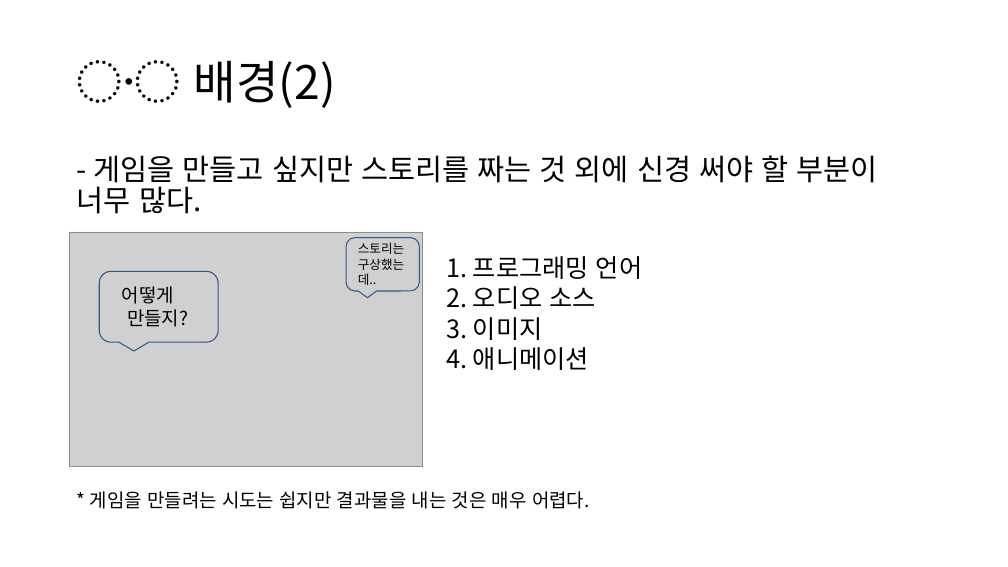
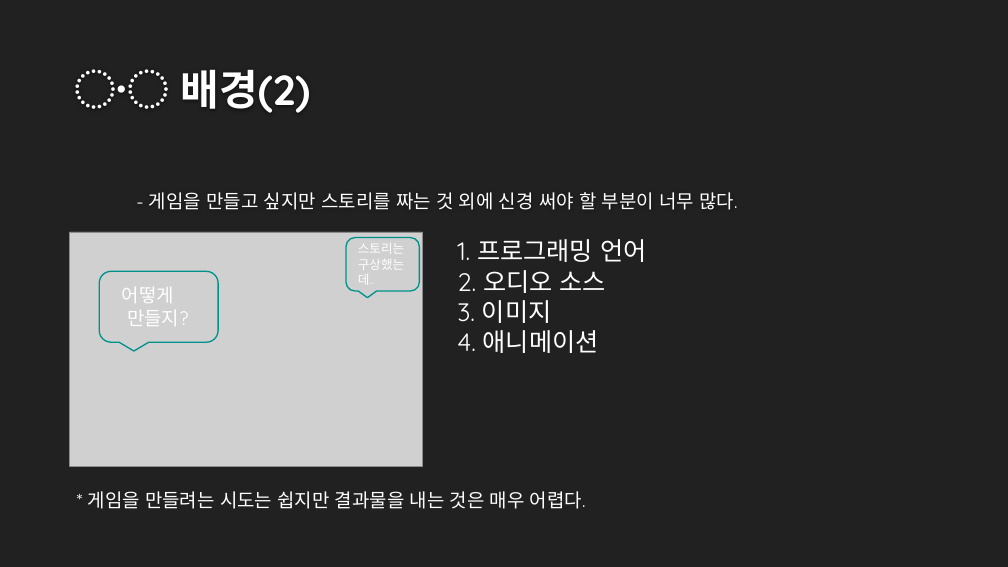
Before and after one commit to OSS-2021-team3/Drawing-Trade, a slide deck: slide 4 of OSS IDEA PROPOSAL.pptx. Drawn at 1008x567 pixels with LibreOffice and Linux fonts; fonts in the diff are those of the drawing; grey boxes stand for pictures; background and template pictures are left out. Boxes give left, top, right and bottom in pixels: in the first picture for what was removed or moved away, otherwise in the second. Text is boxed around its words. In the diff, an @@ line names an element or a change of style, - is before the commit and + after.

Commit message:
PPT 수정
-발표 ppt 디자인 수정
-관련 오픈소스 프로젝트 추가

```diff
--- a/OSS IDEA PROPOSAL.pptx
+++ b/OSS IDEA PROPOSAL.pptx
@@ background #FFFFFF to #212121 @@
@@ title "〮 배경(2)": place and size @@
-title "〮 배경(2)" at (77,60,336,108)
+title "〮 배경(2)" at (75,69,311,113)
@@ title "〮 배경(2)" at (75,69,311,113): size 44 to 40 pt, font Noto Sans CJK KR to Quicksand, text colour #000000 to #FEFEFE, bold on; line spacing 0.9 to 1; vertical alignment middle to bottom @@
@@ text "- 게임을 만들고 싶지만 스토리를 ...": place and size @@
-text "- 게임을 만들고 싶지만 스토리를 ..." at (77,155,878,214)
+text "- 게임을 만들고 싶지만 스토리를 ..." at (149,192,737,210)
@@ text "- 게임을 만들고 싶지만 스토리를 ..." at (149,192,737,210): size 28 to 18 pt, font Noto Sans CJK KR to Quicksand, text colour #000000 to #FFFFFF; line spacing 0.9 to 1; vertical alignment top to middle @@
@@ rounded speech box at (346,237,420,291): outline #325491 1 pt to #00928A 1.25 pt @@
@@ font Noto Sans CJK KR to Quicksand, text colour #000000 to #FFFFFF in 4 elements at (122,287,188,326), (88,491,586,509), (358,243,404,285), (457,239,646,353) @@
@@ text "1. 프로그래밍 언어": place and size @@
-text "1. 프로그래밍 언어" at (446,256,642,370)
+text "1. 프로그래밍 언어" at (457,239,646,353)
@@ rounded speech box at (99,271,218,343): outline #325491 1 pt to #00928A 1.25 pt @@
```
Also in this commit, not shown: 10 other slides changed, 1 slide added.
